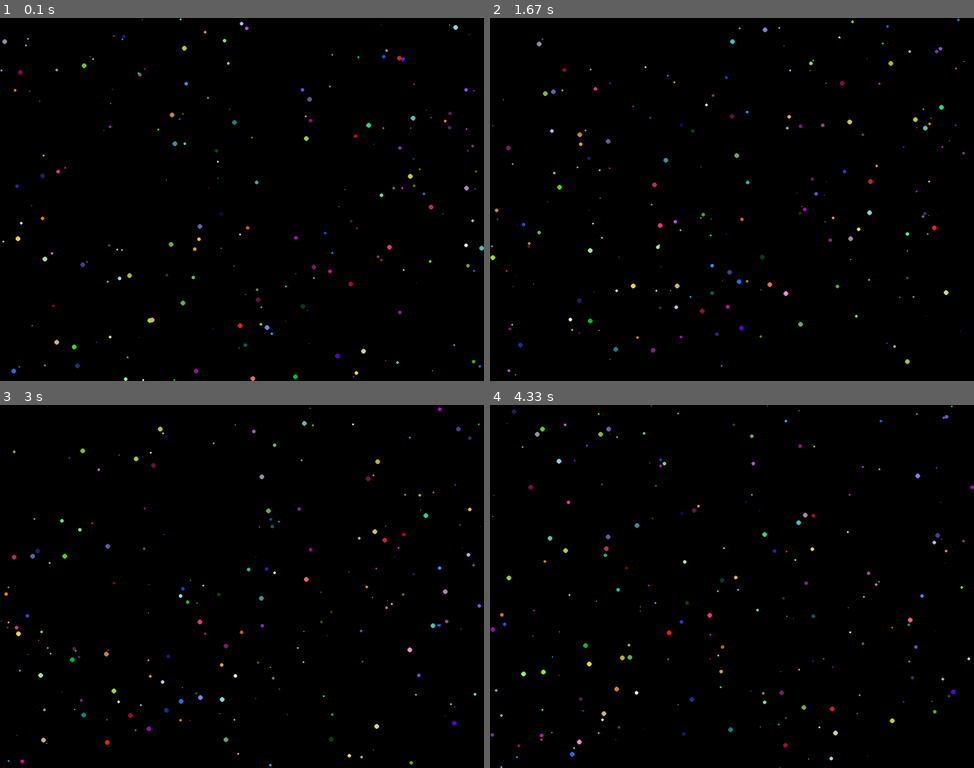
Above: before the commit, frames 1-4 (two rows, left to right).
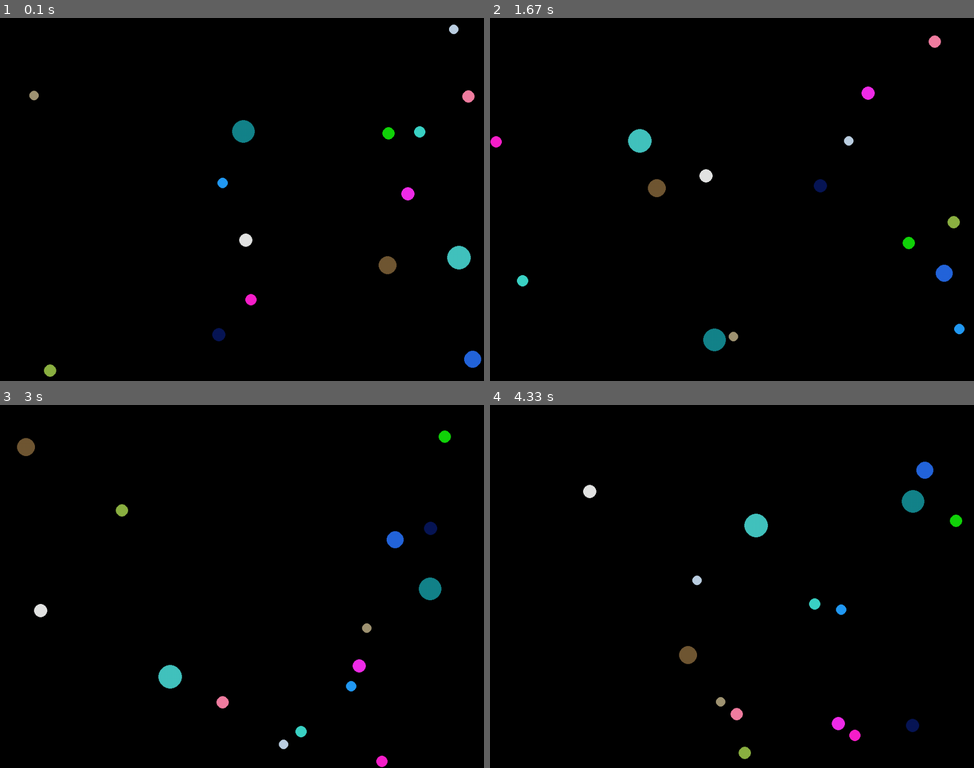
Above: after the commit, the same moments.

Repository: jackmaney/fiddle-pygame
Game: pygame game, started from bouncing_balls.py
The game is run twice, just before and just after one commit, with the same random seed, the same clock (stepped at 60 frames per second) and the same inputs.
Inputs:
- Up to frame 1 (0.1 s): no input
- Up to frame 2 (1.67 s): no input
- Up to frame 3 (3 s): no input
- Up to frame 4 (4.33 s): no input

The runs differ from the first frame. In frame 1, 2.5% of the frame differs, in the area x 0-100%, y 0-100%; in frame 2, 2.5%; in frame 3, 2.5%; in frame 4, 2.5%.

Commit message:
Changed collision detection to be more circle-oriented

Diff:
--- a/ball.py
+++ b/ball.py
@@ -31,6 +31,12 @@
 				self.position[0] + int(math.ceil(self.rect_size[0]/2.0)),
 				self.position[1] + int(math.ceil(self.rect_size[1]/2.0))
 			]
+
+	def distanceFromCenters(self,other):
+		deltaX = self.position[0] - other.position[0]
+		deltaY = self.position[1] - other.position[1]
+
+		return math.sqrt(deltaX * deltaX + deltaY * deltaY)
 
 	def move_check(self):
 
@@ -88,7 +94,9 @@
 
 	# Returns a 2-tuple to indicate overlap on x's and y's
 	def intersects(self,other):
-		return self.intersectX(other) * self.intersectY(other)
+		# return self.intersectX(other) * self.intersectY(other)
+
+		return self.distanceFromCenters(other) <= self.radius + other.radius
 
 
 	def move(self):
--- a/bouncing_balls.py
+++ b/bouncing_balls.py
@@ -10,18 +10,18 @@
 
 screen = pygame.display.set_mode(windowSize)
 
-numberOfBalls = 200
+numberOfBalls = 15
 
 ball_list = []
 
 position = [random.randint(0,windowSize[0] - 1),random.randint(0,windowSize[1] - 1)]
-radius = random.randint(1,5)
+radius = random.randint(10,25)
 color = (random.randint(0,255),random.randint(0,255),random.randint(0,255))
 ball_list.append(Ball(screen,position,radius,color=color))
 
 while len(ball_list) < numberOfBalls:
 	position = [random.randint(0,windowSize[0] - 1),random.randint(0,windowSize[1] - 1)]
-	radius = random.randint(1,5)
+	radius = random.randint(10,25)
 	color = (random.randint(0,255),random.randint(0,255),random.randint(0,255))
 	ball = Ball(screen,position,radius,color=color)
 	append = True
